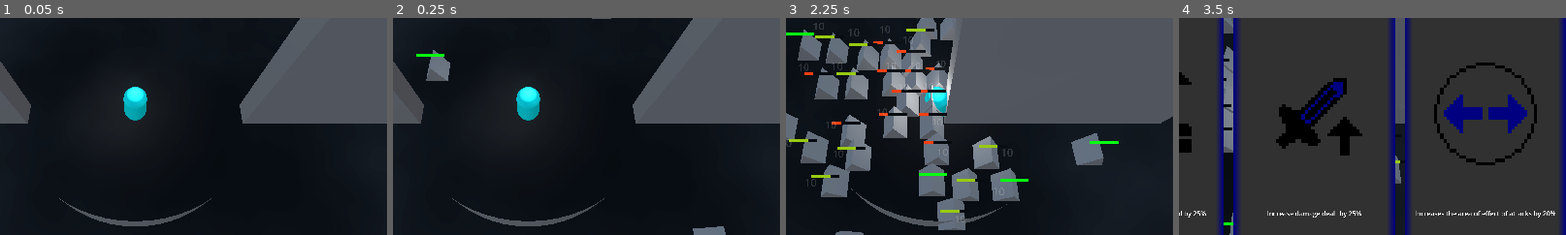
Above: before the commit, frames 1-4 (left to right).
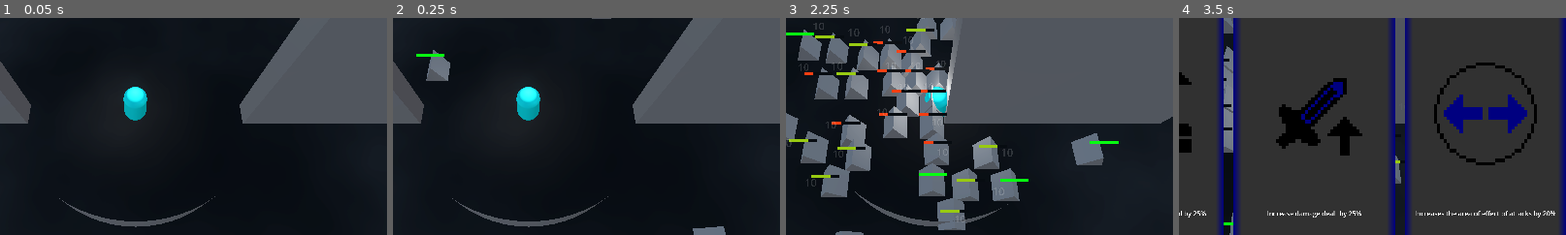
Above: after the commit, the same moments.

Repository: partkyle/GodotProjects
Game: Godot game, scene res://main.tscn
Same seed, same stepped clock (60 frames per second), same inputs: the game is played once before the commit and once after it. The engine's default icon, where the game draws it, is replaced by a stand-in: a white triangle on a blue panel in a dark square.
Inputs (mouse positions are % of the whole screen's width and height, from its top left):
- Up to frame 1 (0.05 s): no input
- Up to frame 2 (0.25 s): no input
- Up to frame 3 (2.25 s): tap Enter (ui_accept) at 0.5, 0.77 s; move the mouse to (72, 45) at 0.52 s; hold D (move_right) 0.53-1.25 s; hold F 0.53-1.25 s; click (72, 45) at 0.67 s; drag from (30, 55) to (45, 70) at 1.27 s; move the mouse to (60, 28) at 2.02 s; hold D (move_right) from 2.03 s (still down); hold F from 2.03 s (still down)
- Up to frame 4 (3.5 s): release D (move_right) at 2.75 s; release F at 2.75 s; drag from (45, 70) to (20, 35) at 2.77 s
The pictures show only the part of the screen within x 33-82%, y 26-76%; the shares and areas given below are measured in that part.

The runs differ from the first frame. In frame 1, less than 0.1% of the frame differs, in the area x 15-56%, y 82-97%; in frame 2, less than 0.1%; in frame 3, less than 0.1%; in frame 4, nothing differs.

Commit message:
remove that if statement

Diff:
--- a/RetroSurvivor/player.tscn
+++ b/RetroSurvivor/player.tscn
@@ -64,7 +64,7 @@
 collision_mask = 2
 
 [node name="MeshInstance3D" type="MeshInstance3D" parent="Attacks/Aura/Area3D"]
-transform = Transform3D(1, 0, 0, 0, 1, 0, 0, 0, 1, 0, 1, 0)
+transform = Transform3D(1, 0, 0, 0, 1, 0, 0, 0, 1, 0.018, 1, 0.007)
 material_override = SubResource("ShaderMaterial_gw508")
 mesh = SubResource("CylinderMesh_7dvrn")
 skeleton = NodePath("../..")
@@ -77,6 +77,7 @@
 one_shot = true
 
 [node name="Pickup" type="Area3D" parent="."]
+transform = Transform3D(1, 0, 0, 0, 1, 0, 0, 0, 1, 0, 1, 0)
 collision_layer = 0
 collision_mask = 16
 
--- a/RetroSurvivor/shaders/dissolve_no_cull.gdshader
+++ b/RetroSurvivor/shaders/dissolve_no_cull.gdshader
@@ -40,13 +40,7 @@
 
 	// we want to normalize the current_dissolve_height so that we get something
 	// between 0.0 and 1.0. This can cause some floating point issues
-	float current_dissolve_height = 0.0;
-
-	if (dissolve_height < 1.0) {
-		//// Originally I was dividing this by 2.0, but that's before I added in the
-		//// noise_scale variable.
-		current_dissolve_height = (y_pos + noise_at);
-	}
+	float current_dissolve_height = float(dissolve_height < 1.0) * (y_pos + noise_at);
 
 	// always set the base_color
 	ALBEDO = base_color;
